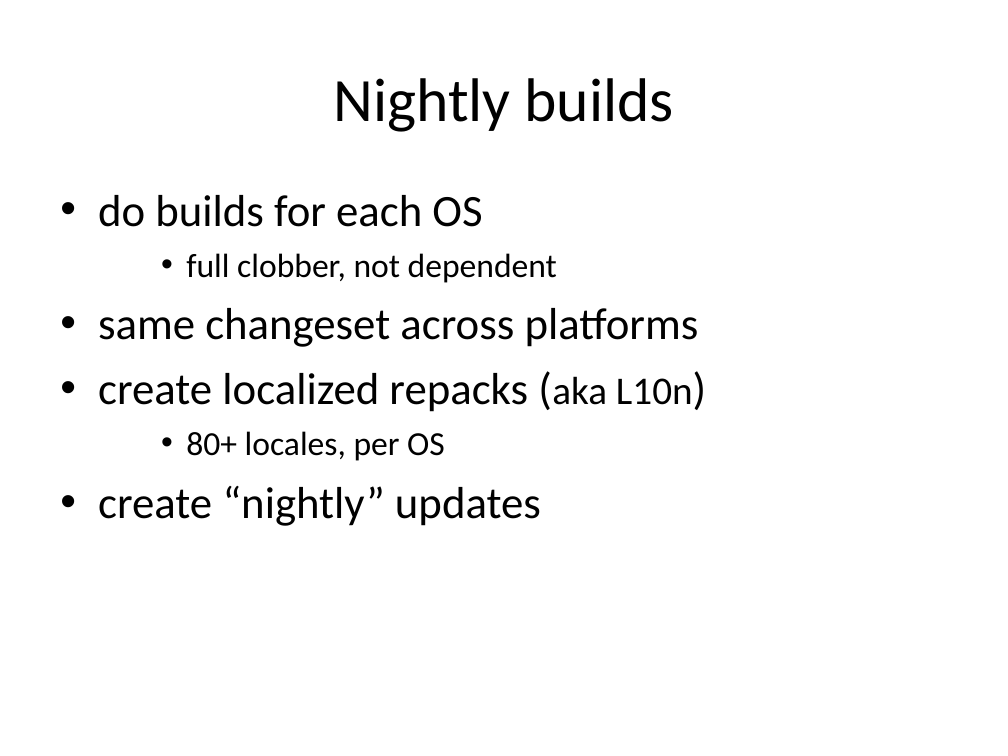
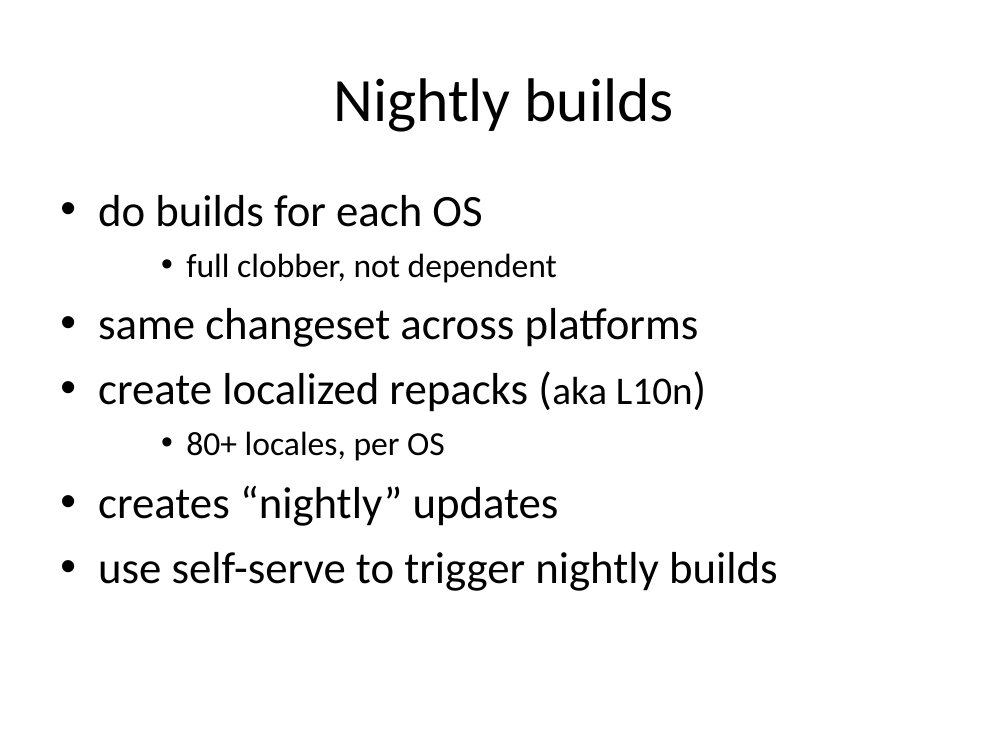
Before and after one commit to armenzg/playground, a slide deck: slide 15 of mozilla/slides/presentations/RelEng-newhire-brownbag-april2011.ppt (slide 12 before the commit). Drawn at 1008x756 pixels with LibreOffice and Linux fonts; fonts in the diff are those of the drawing. Boxes give left, top, right and bottom in pixels: in the first picture for what was removed or moved away, otherwise in the second. Text is boxed around its words. In the diff, an @@ line names an element or a change of style, - is before the commit and + after.

```diff
--- a/mozilla/slides/presentations/RelEng-newhire-brownbag-april2011.ppt
+++ b/mozilla/slides/presentations/RelEng-newhire-brownbag-april2011.ppt
@@ text at box(98, 486, 778, 591): text changed @@
-• create “nightly” updates
+• creates “nightly” updates
+• use self-serve to trigger nightly builds
```
Also in this commit, not shown: 8 other slides changed, 5 slides added, 5 slides removed.
